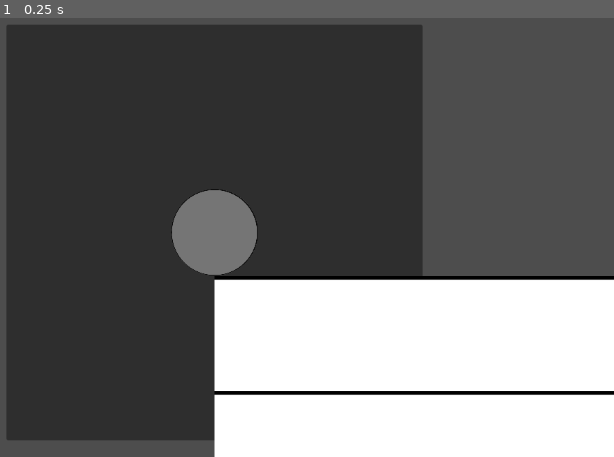
Above: before the commit, frame 1.
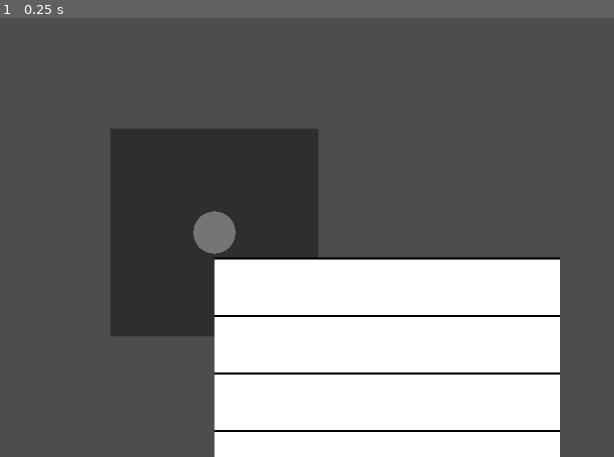
Above: after the commit, the same moment.

Repository: M1reyu/Ludum-Dare-57
Game: Godot game, scene res://TestScene.tscn
Two runs of this game, one before a commit and one after it. Both use one fixed random seed, a clock stepped at 60 frames per second and the inputs below. The project has no main scene, so this scene is started directly.
Inputs:
- Up to frame 1 (0.25 s): no input

The runs differ from the first frame. In frame 1, 46% of the frame differs, in the area x 1-100%, y 1-100%.

Commit message:
adapt player zoom in scene script, adapt cell building

Diff:
--- a/GameApp.gd
+++ b/GameApp.gd
@@ -1,9 +1,11 @@
 extends Node2D
 
 @export var ground: TileMapLayer
+@onready var mainCam: Camera2D = get_node("Player/MainCam")
 
 func _ready() -> void:
     # build the world
-    var _tmp = 0
+    if mainCam != null:
+        mainCam.zoom = Vector2(0.5, 0.5)
     var _vf = WorldFactory.new(ground)
     #print("I am %s and my ground is " % get_path(), ground)
--- a/TestScene.tscn
+++ b/TestScene.tscn
@@ -9,5 +9,6 @@
 ground = NodePath("Ground")
 
 [node name="Player" parent="." instance=ExtResource("1_cguwc")]
+position = Vector2(0, -73)
 
 [node name="Ground" parent="." instance=ExtResource("2_wicfy")]
--- a/World/WorldFactory.gd
+++ b/World/WorldFactory.gd
@@ -17,7 +17,7 @@
     random = RandomNumberGenerator.new()
     random.randomize()
     buildWorld()
-    print_debug(worldState)
+    printWorld()
 
 
 func buildWorld() -> void:
@@ -27,12 +27,12 @@
     worldState.resize(totalRows)
 
     # the first row contains just base dirt cells
-    buildRow(0, -1)
+    buildRow(0, -1.0)
 
     for row in range(1, totalRows):
         buildRow(row)
 
-func buildRow(row: int, randModifier: int = 0) -> void:
+func buildRow(row: int, randModifier: float = 0.0) -> void:
     @warning_ignore("integer_division")
     var currentSection: int = row / SECTION_ROWS
     worldState[row] = Array()
@@ -41,12 +41,12 @@
     for column in range(SECTION_COLUMNS):
         addCell(row, column, buildCell(currentSection, randModifier))
 
-func buildCell(section: int, randModifier: int) -> Cell:
-    var randF: float = random.randf() - randModifier
+func buildCell(section: int, randModifier: float) -> Cell:
+    var randF: float = random.randf() + randModifier
 
-    if randF > 0.95:
+    if randF > (0.95 - (section * 0.01)):
         return Mine.new(section)
-    elif randF > 0.7:
+    elif randF > (0.7 - (section * 0.05)):
         return Ore.new(section)
 
     return Cell.new(section)
@@ -64,3 +64,16 @@
     if cell.isMined():
         # print another tile image
         ground.set_cell(Vector2i(row, column), 1, TILE_MINED)
+
+func printWorld() -> void:
+    print("World state:")
+    for row in worldState:
+        var out = ""
+        for cell in row:
+            if is_instance_of(cell, Ore):
+                out += "O"
+            elif is_instance_of(cell, Mine):
+                out += "M"
+            else:
+                out += "X"
+        print(out)
